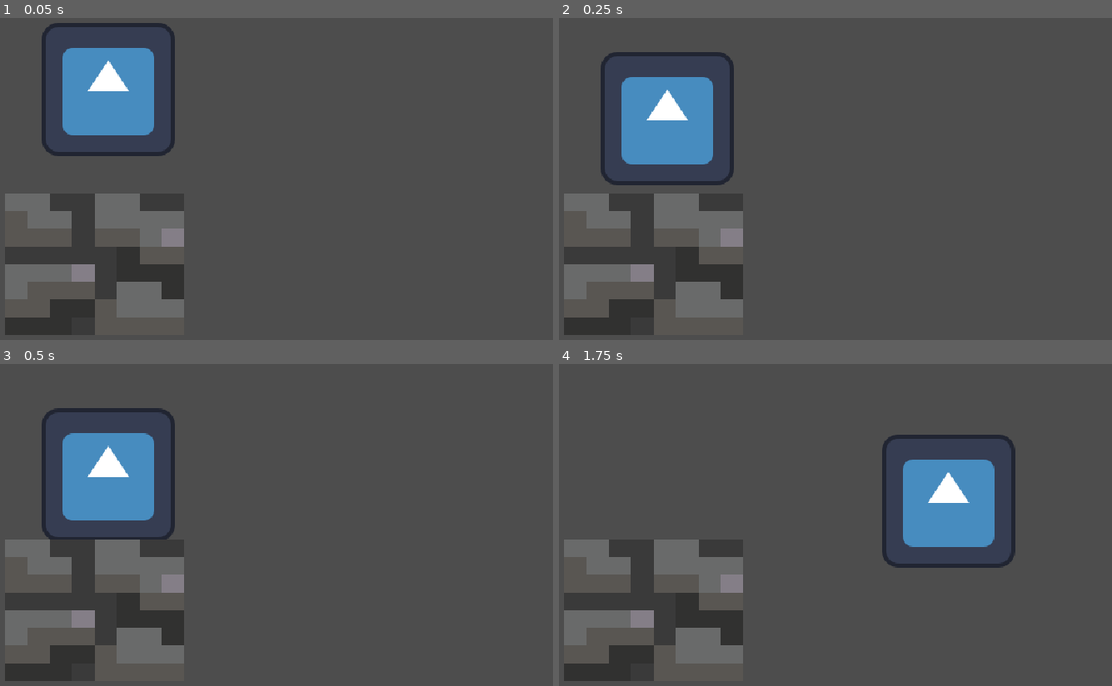
Above: before the commit, frames 1-4 (two rows, left to right).
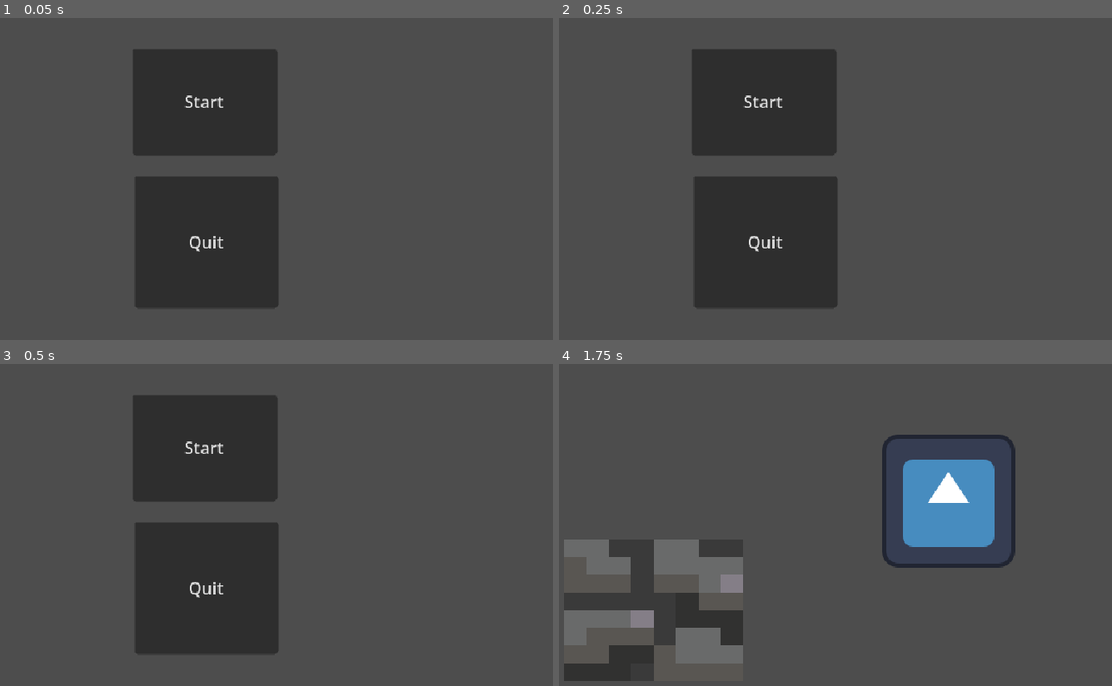
Above: after the commit, the same moments.

Repository: Larrycoder12/THM_Prod
Game: Godot game, scene res://scenes/main_menu.tscn
Same seed, same stepped clock (60 frames per second), same inputs: the game is played once before the commit and once after it. Before the commit the project starts from res://scenes/node_2d.tscn. The engine's default icon, where the game draws it, is replaced by a stand-in: a white triangle on a blue panel in a dark square.
Inputs (mouse positions are in pixels of both pictures, inside the frame that each line leads up to):
- Up to frame 1 (0.05 s): no input
- Up to frame 2 (0.25 s): no input
- Up to frame 3 (0.5 s): no input
- Up to frame 4 (1.75 s): click (763, 447) at 0.5 s, where only the run after the commit has a clickable "Start"; tap Enter at 1.25 s; hold Right (right) from 1.28 s (still down); tap W (up) at 1.52 s

The runs differ from the first frame. In frame 1, 27% of the frame differs, in the area x 0-51%, y 1-99%; in frame 2, 27%; in frame 3, 27%; in frame 4, nothing differs.

Commit message:
added basic menu

Diff:
--- a/project.godot
+++ b/project.godot
@@ -11,7 +11,7 @@
 [application]
 
 config/name="To the Moon"
-run/main_scene="uid://3jb56obc2by"
+run/main_scene="uid://dyxyptenevoi7"
 config/features=PackedStringArray("4.6", "Forward Plus")
 config/icon="res://icon.svg"
 
--- /dev/null
+++ b/scenes/main_menu.tscn
@@ -0,0 +1,31 @@
+[gd_scene format=3 uid="uid://dyxyptenevoi7"]
+
+[ext_resource type="Script" uid="uid://cn7hix58oennl" path="res://scripts/main_menu.gd" id="1_l6cm7"]
+
+[node name="main menu" type="Node2D" unique_id=1688323690]
+script = ExtResource("1_l6cm7")
+
+[node name="Button Manager" type="Control" parent="." unique_id=255017348]
+layout_mode = 3
+anchors_preset = 0
+offset_right = 40.0
+offset_bottom = 40.0
+
+[node name="Start" type="Button" parent="Button Manager" unique_id=262307419]
+layout_mode = 0
+offset_left = 236.0
+offset_top = 33.0
+offset_right = 375.0
+offset_bottom = 135.0
+text = "Start"
+
+[node name="Quit" type="Button" parent="Button Manager" unique_id=764306503]
+layout_mode = 0
+offset_left = 238.0
+offset_top = 155.0
+offset_right = 376.0
+offset_bottom = 282.0
+text = "Quit"
+
+[connection signal="pressed" from="Button Manager/Start" to="." method="_on_start_pressed"]
+[connection signal="pressed" from="Button Manager/Quit" to="." method="_on_quit_pressed"]
--- /dev/null
+++ b/scripts/main_menu.gd
@@ -0,0 +1,18 @@
+extends Node2D
+
+
+# Called when the node enters the scene tree for the first time.
+func _ready() -> void:
+	pass # Replace with function body.
+
+
+# Called every frame. 'delta' is the elapsed time since the previous frame.
+func _process(delta: float) -> void:
+	pass
+
+
+func _on_start_pressed() -> void:
+	get_tree().change_scene_to_file("res://scenes/node_2d.tscn")
+
+func _on_quit_pressed() -> void:
+	get_tree().quit()# Replace with function body.
Not shown, added: assets/ram-left.png.import
Not shown, added: assets/ram-right.png.import
Not shown, added: scripts/main_menu.gd.uid
